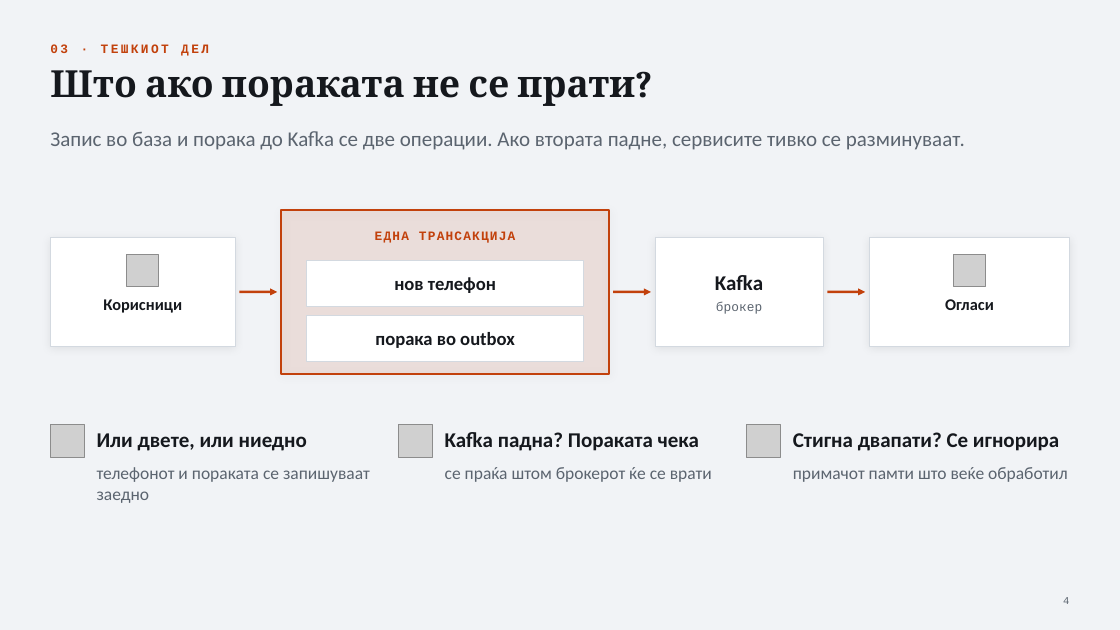
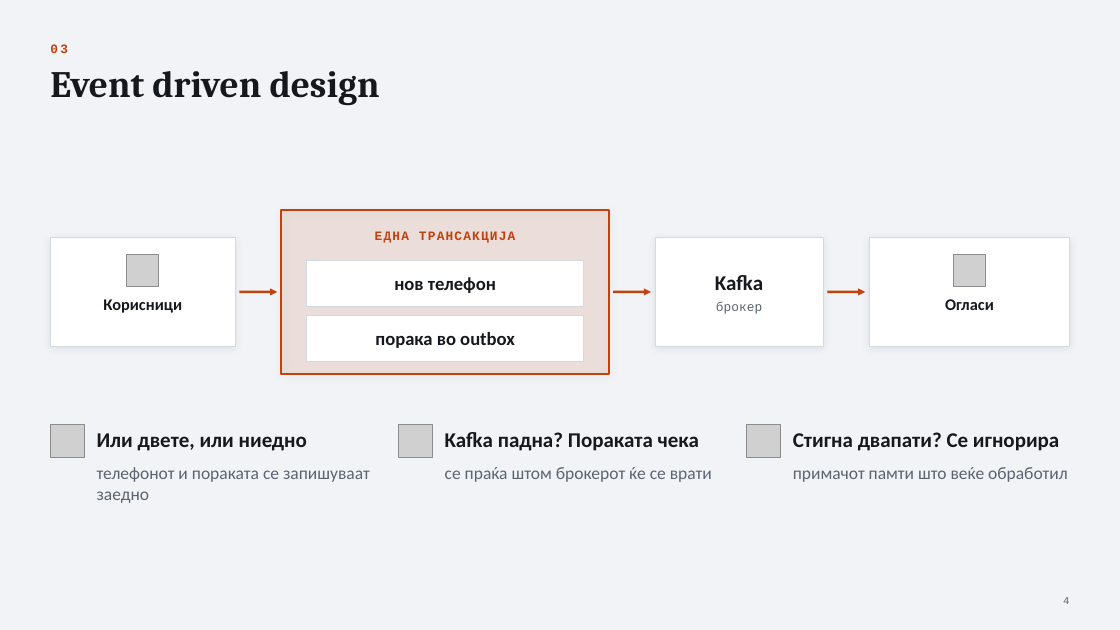
Before and after one commit to Dkostoski30/automarket2-be, a slide deck: slide 4 of docs/predlog.pptx. Drawn at 1120x630 pixels with LibreOffice and Linux fonts; fonts in the diff are those of the drawing; grey boxes stand for pictures. Boxes give left, top, right and bottom in pixels: in the first picture for what was removed or moved away, otherwise in the second. Text is boxed around its words. In the diff, an @@ line names an element or a change of style, - is before the commit and + after.

```diff
--- a/docs/predlog.pptx
+++ b/docs/predlog.pptx
@@ text at (x1=50, y1=44, x2=68, y2=53): text changed @@
-03 · ТЕШКИОТ ДЕЛ
+03
@@ title at (x1=50, y1=71, x2=380, y2=105): text changed @@
-Што ако пораката не се прати?
+Event driven design
@@ text removed at (x1=50, y1=131, x2=965, y2=150) @@
-Запис во база и порака до Kafka се две операции. Ако втората падне, сервисите тивко се разминуваат.
```
Also in this commit, not shown: 3 other slides changed.
